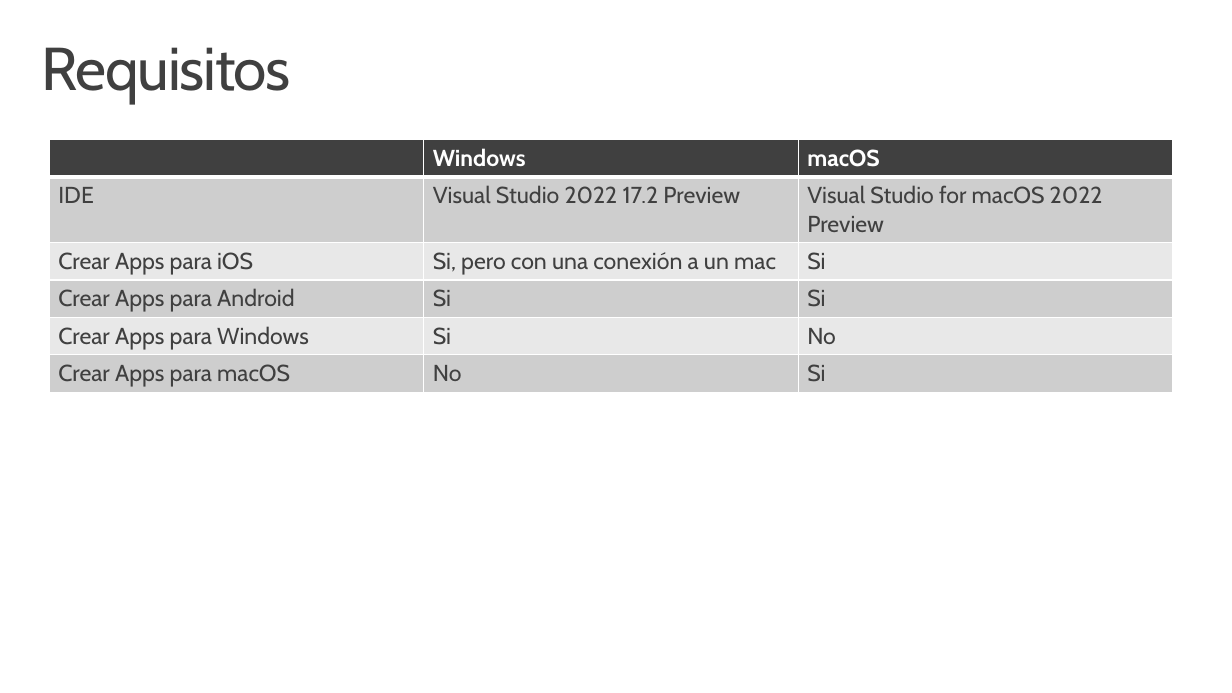
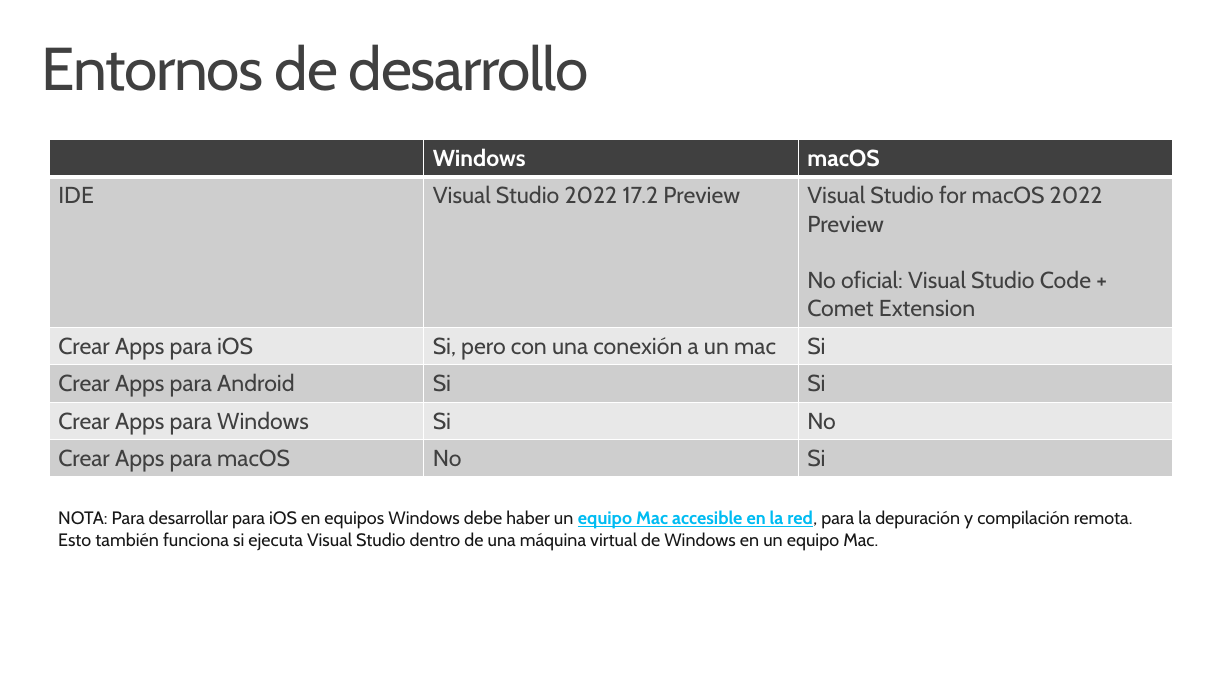
Before and after one commit to jsuarezruiz/taller-dotnet-maui, a slide deck: slide 2 of Bloque 2 - Instalación/Taller4 - Prerequisitos.pptx. Drawn at 1232x693 pixels with LibreOffice and Linux fonts; fonts in the diff are those of the drawing; background and template pictures are left out. Boxes give left, top, right and bottom in pixels: in the first picture for what was removed or moved away, otherwise in the second. Text is boxed around its words. In the diff, an @@ line names an element or a change of style, - is before the commit and + after.

Commit message:
Updated slides

```diff
--- a/Bloque 2 - Instalación/Taller4 - Prerequisitos.pptx
+++ b/Bloque 2 - Instalación/Taller4 - Prerequisitos.pptx
@@ title at (x1=42, y1=44, x2=588, y2=91): text changed @@
-Requisitos
+Entornos de desarrollo
@@ table at (x1=49, y1=140, x2=1172, y2=476) @@
-row 2, column 3: Visual Studio for macOS 2022 Preview
+row 2, column 3: Visual Studio for macOS 2022 Preview / No oficial: Visual Studio Code + Comet Extension
@@ text added at (x1=58, y1=510, x2=1133, y2=551), 14 pt, text #171717 @@
+NOTA: Para desarrollar para iOS en equipos Windows debe haber un equipo Mac accesible en la red, para la depuración y compilación remota. Esto también funciona si ejecuta Visual Studio dentro de una máquina virtual de Windows en un equipo Mac.
```
Also in this commit, not shown: 1 slide added, 1 other file.
